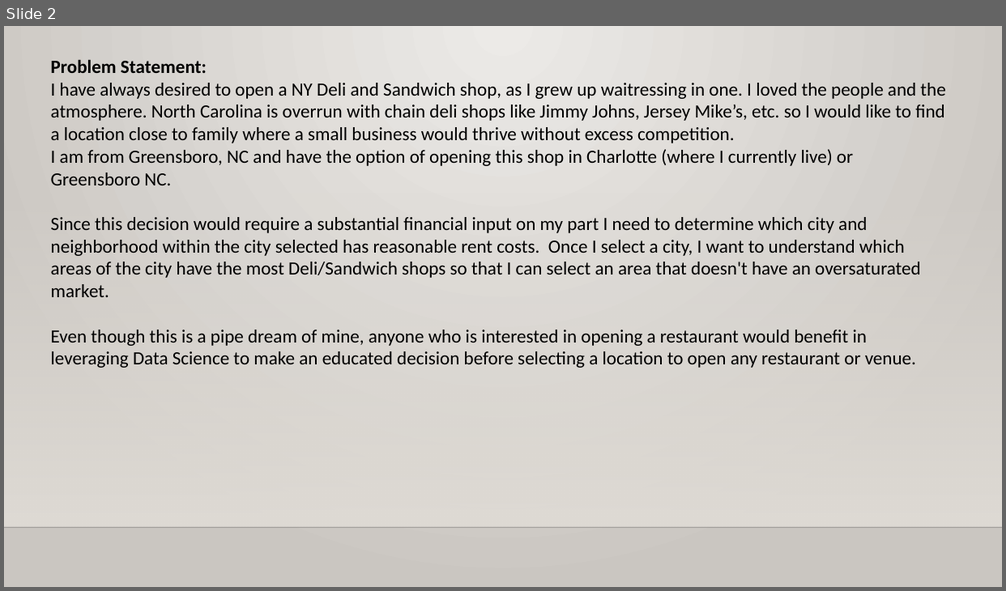
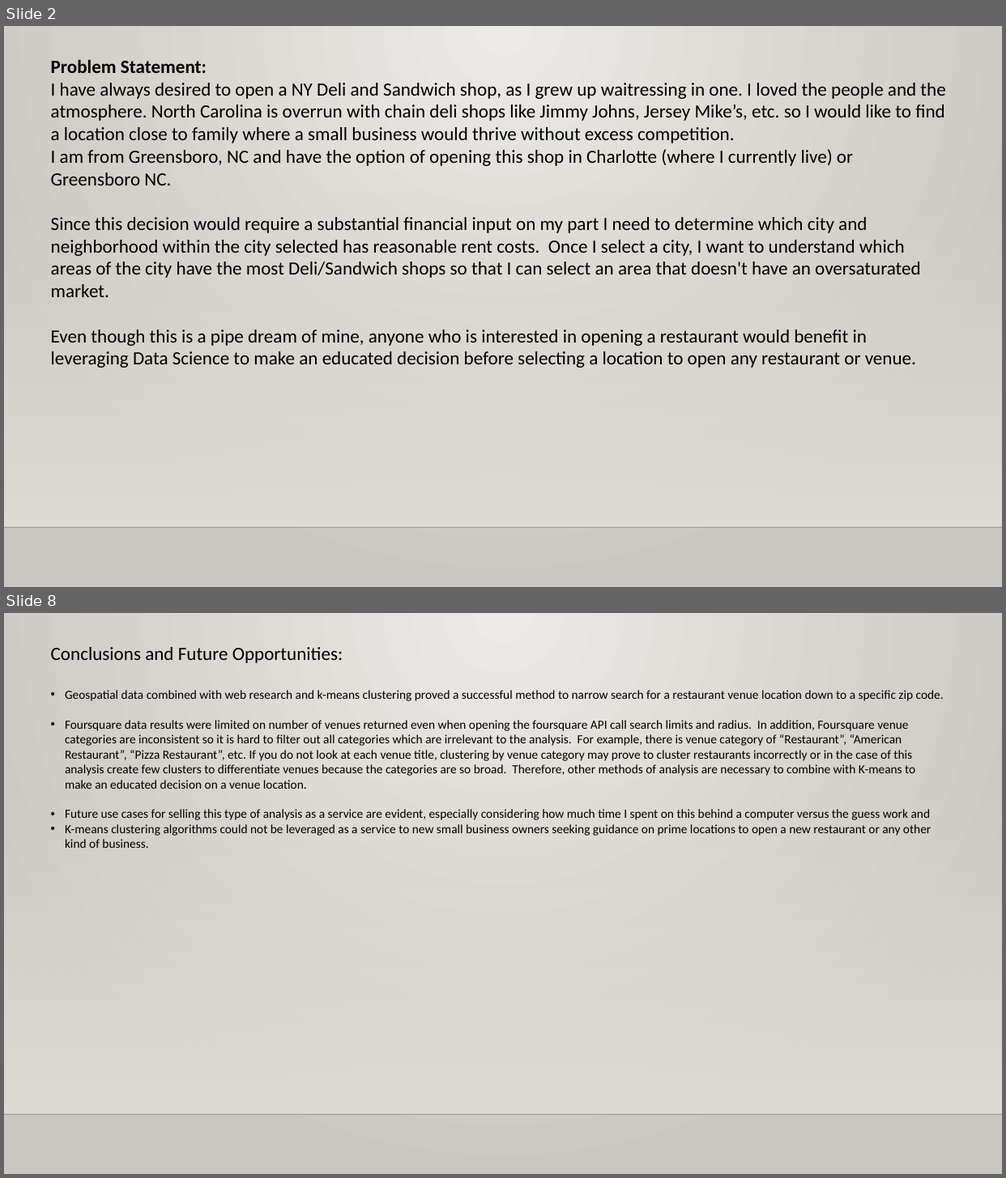
Before and after one commit to crowela022/LCDataScience, a slide deck: Data Science Capstone Project Presentation 2.pptx. Shown one above the other, each under a label of ours: slide 2 before the commit, slides 2 and 8 after it; the slides between them are not shown. The pictures are 1006x591 and 1006x1178 pixels, drawn with LibreOffice and Linux fonts; fonts in the diff are those of the drawing; background and template pictures are left out. Boxes give left, top, right and bottom in pixels: in the first picture for what was removed or moved away, otherwise in the second. Text is boxed around its words. In the diff, an @@ line names an element or a change of style, - is before the commit and + after.

```diff
--- a/Data Science Capstone Project Presentation 2.pptx
+++ b/Data Science Capstone Project Presentation 2.pptx
@@ slide 8 added at box(4, 613, 1002, 1174), background gradient #ECEAE7 to #CAC7C1; not listed: 2 template elements that a slide beside it also shows @@
@@ text added at box(51, 647, 944, 848), 12 pt, text #000000 @@
+Conclusions and Future Opportunities:
+• Geospatial data combined with web research and k-means clustering proved a successful method to narrow search for a restaurant venue location down to a specific zip code.
+• Foursquare data results were limited on number of venues returned even when opening the foursquare API call search limits and radius. In addition, Foursquare venue categories are inconsistent so it is hard to filter out all categories which are irrelevant to the analysis. For example, there is venue category of “Restaurant”, “American Restaurant”, “Pizza Restaurant”, etc. If you do not look at each venue title, clustering by venue category may prove to cluster restaurants incorrectly or in the case of this analysis create few clusters to differentiate venues because the categories are so broad. Therefore, other methods of analysis are necessary to combine with K-means to make an educated decision on a venue location.
+• Future use cases for selling this type of analysis as a service are evident, especially considering how much time I spent on this behind a computer versus the guess work and
+• K-means clustering algorithms could not be leveraged as a service to new small business owners seeking guidance on prime locations to open a new restaurant or any other kind of business.
```
Also in this commit, not shown: 2 slides changed, 4 other slides added, 5 slides removed.
